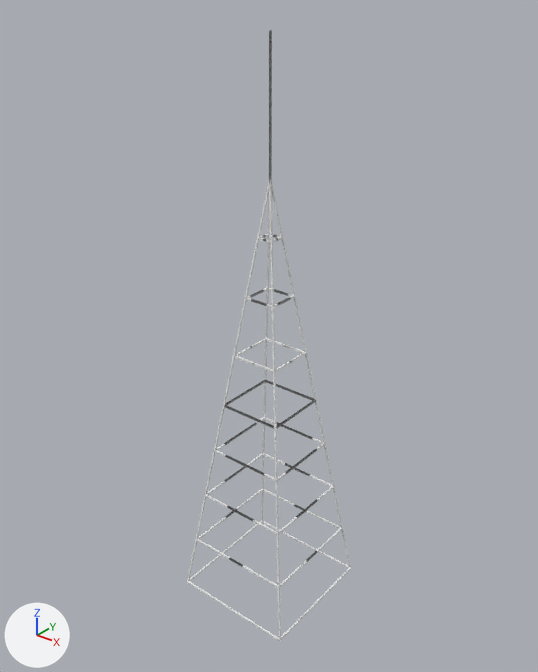
One commit to the Blender file Assets/Models/Buildings/radio-tv-tower.blend: the scene before it, then after it.
Before and after are seen from a 50 mm camera at (48.8, -61.2, 74.4) aimed at (-0.6, 0.5, 36.2). Lighting does not change. The marker at lower left points along +X, +Y and +Z.
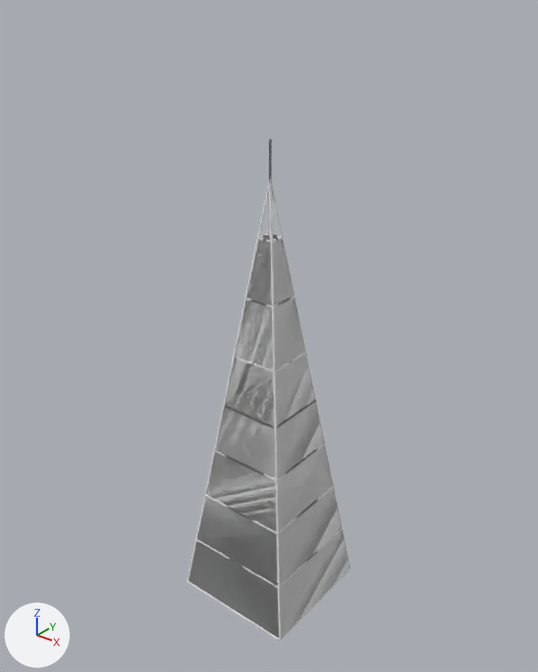
What differs and where, as boxes [x1, y1, x2, y2] in the pictures (538 x 672 px; the box of a moved part takes in the faces that stretch with it):
'Cube', reshaped (18% shorter): before [187, 30, 351, 641]; after [187, 139, 351, 641]
part 1 of me_cube_001, added: after [273, 240, 350, 637]
part 2 of me_cube_001, added: after [274, 243, 332, 525]
part 3 of me_cube_001, added: after [189, 240, 279, 638]
part 4 of me_cube_001, added: after [190, 240, 279, 638]
part 5 of me_cube_001, moved or reshaped: before [269, 30, 272, 180]; after [269, 139, 272, 180]

What the commit changed:
me_cube_001 is used by ob_cube; location (0.0, 0.0, 0.0).
Verts and faces of me_cube_001; kept vertices keep their numbers, new ones are numbered from 560.
Before the commit, vertices of me_cube_001: 8 (-0.1, -0.1, 69.5) at pixel (268, 30), 9 (-0.1, 0.1, 69.5) at pixel (270, 30), 10 (0.1, 0.1, 69.5) at pixel (271, 30), 11 (0.1, -0.1, 69.5) at pixel (270, 30), 148 (0.1, -0.1, 69.5) at pixel (270, 30).
Before the commit, vertices of me_cube_001: 149 (0.1, 0.1, 69.5) at pixel (271, 30), 150 (-0.1, 0.1, 69.5) at pixel (270, 30), 151 (-0.1, -0.1, 69.5) at pixel (268, 30), 288 (-0.1, 0.1, 69.5) at pixel (270, 30), 289 (-0.1, -0.1, 69.5) at pixel (268, 30).
Before the commit, vertices of me_cube_001: 290 (0.1, -0.1, 69.5) at pixel (270, 30), 291 (0.1, 0.1, 69.5) at pixel (271, 30), 428 (0.1, 0.1, 69.5) at pixel (271, 30), 429 (0.1, -0.1, 69.5) at pixel (270, 30), 430 (-0.1, -0.1, 69.5) at pixel (268, 30).
Before the commit, vertices of me_cube_001: 431 (-0.1, 0.1, 69.5) at pixel (270, 30).
me_cube_001 had 560 vertices, 488 faces and spanned x -8.0..8.0, y -8.1..8.1, z -0.1..69.5.
me_cube_001 now has 691 vertices, 544 faces, 2 loose edges and spans x -8.0..8.0, y -8.1..8.1, z -0.1..59.0.
me_cube_001 part 1: a new loose piece of 16 vertices spanning x 0.8..7.9, y -7.9..8.0, z 0.0..48.4.
me_cube_001 part 2: a new loose piece of 16 vertices spanning x 0.8..7.9, y -7.9..8.0, z 0.0..48.4.
me_cube_001 part 3: a new loose piece of 16 vertices spanning x -7.9..8.0, y -8.0..-0.8, z 0.0..48.4.
me_cube_001 part 4: a new loose piece of 16 vertices spanning x -7.9..8.0, y -8.0..-0.8, z 0.0..48.4.
Part 5, on me_cube_001:
Vertices 8 to 11, 148 to 151, 288 to 291, 428 to 431 move by (0.0, 0.0, -10.5).
